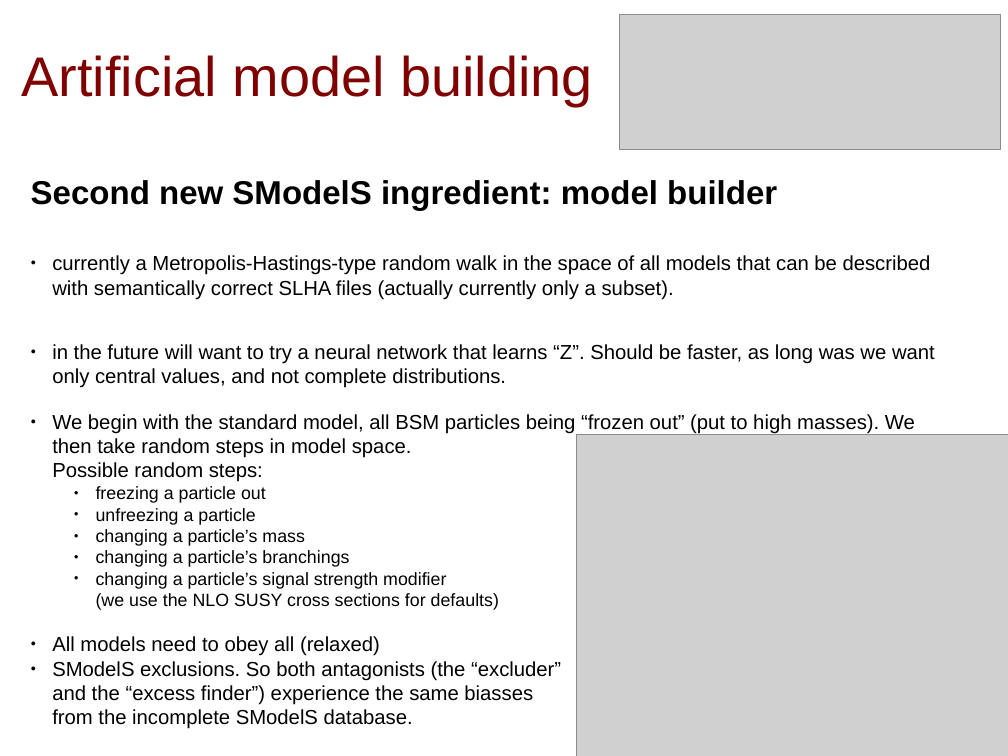
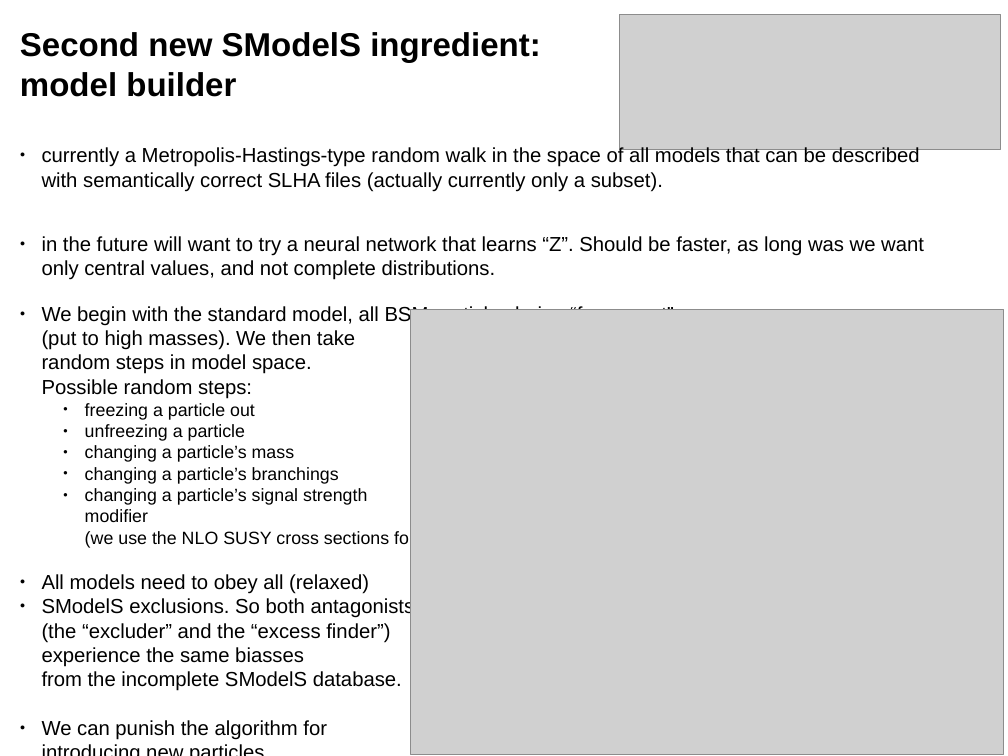
Before and after one commit to SModelS/smodels-utils, a slide deck: slide 14 of combinations/amb.odp. Drawn at 1008x756 pixels with LibreOffice and Linux fonts; fonts in the diff are those of the drawing; grey boxes stand for pictures. Boxes give left, top, right and bottom in pixels: in the first picture for what was removed or moved away, otherwise in the second. Text is boxed around its words. In the diff, an @@ line names an element or a change of style, - is before the commit and + after.

```diff
--- a/combinations/amb.odp
+++ b/combinations/amb.odp
@@ text "Second new SModelS ingredient: model ..." rewrapped from (31,180,935,729) to (20,32,924,691) @@
@@ title removed at (22,55,593,106) @@
-Artificial model building
@@ picture: place and size @@
-picture at (576,434,1008,756)
+picture at (411,310,1004,755)
```
Also in this commit, not shown: 1 other slide changed.
